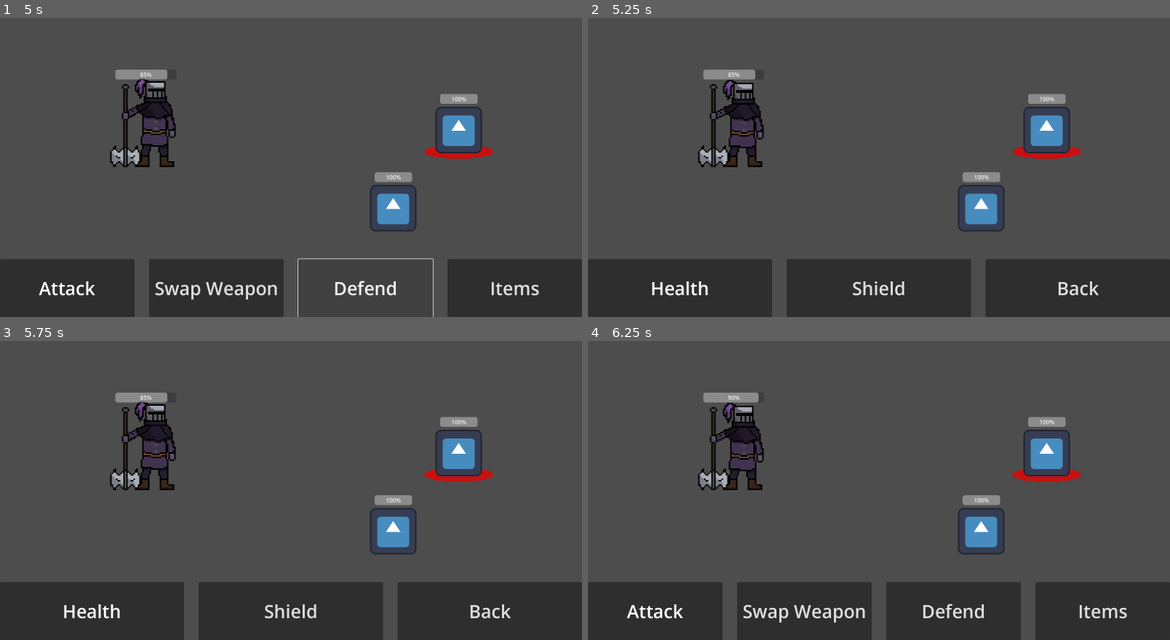
Above: before the commit, frames 1-4 (two rows, left to right).
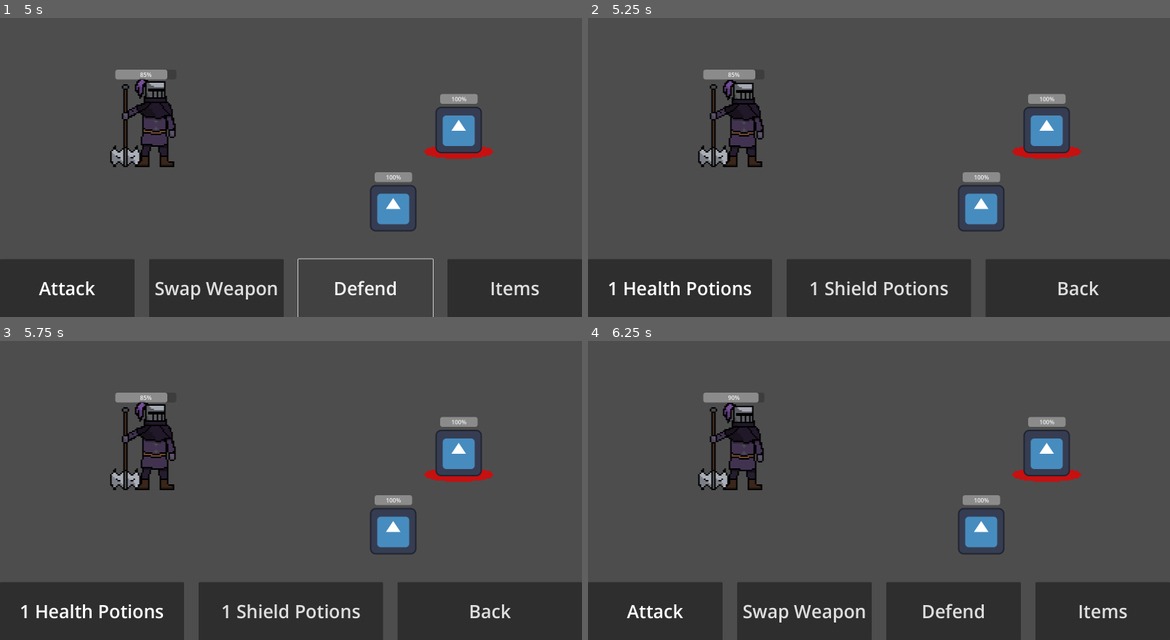
Above: after the commit, the same moments.

Repository: mwingerden/Shinko
Game: Godot game, scene res://Scenes/Levels/level_1.tscn
Two runs of this game, one before a commit and one after it. Both use one fixed random seed, a clock stepped at 60 frames per second and the inputs below. The engine's default icon, where the game draws it, is replaced by a stand-in: a white triangle on a blue panel in a dark square.
Inputs:
- Up to frame 1 (5 s): click "Attack" at 0.5 s; hold Up (ui_up) 1.28-2 s; click "Swap Weapon" at 2 s; click "Defend" at 2.75 s; hold Down (ui_down) 3.53-4.28 s; hold Up (ui_up) from 4.28 s (still down)
- Up to frame 2 (5.25 s): release Up (ui_up) at 5 s; click "Items" at 5 s
- Up to frame 3 (5.75 s): no input
- Up to frame 4 (6.25 s): click "Health" (after the commit: "1 Health Potions") at 5.75 s

Frame 1 is identical in both runs. In frame 2, 1.0% of the frame differs, in the area x 3-62%, y 88-93%; in frame 3, 1.0%; in frame 4, nothing differs.

Commit message:
Updated battle.gd to handle multiple health and shield potions.

Diff:
--- a/Scripts/Utility/battle.gd
+++ b/Scripts/Utility/battle.gd
@@ -10,8 +10,12 @@
 var current_attack_type = attack_type.NUETRAL
 var damage
 var defend = false
+var health_potion_count = 1
+var shield_potion_count = 1
 @onready var actions_menu = $"../Actions"
 @onready var item_menu = $"../Items"
+@onready var shield_potion_button = $"../Items/Panel/HBoxContainer/Shield"
+@onready var health_potion_button = $"../Items/Panel/HBoxContainer/Health"
 
 func _ready():
 	enemies = find_children("Enemy*")
@@ -33,6 +37,9 @@
 	if enemies.size() <= 0:
 		await get_tree().create_timer(.5).timeout
 		get_tree().quit()
+
+	health_potion_button.set_text(str(health_potion_count)+ " Health Potions")
+	shield_potion_button.set_text(str(shield_potion_count) + " Shield Potions")
 
 func switch_focus(x,y):
 	enemies[x]._select()
@@ -105,13 +112,17 @@
 	show_actions_menu(true)
 
 func _on_shield_pressed():
-	player.increase_shield()
-	show_actions_menu(true)
-	await get_tree().create_timer(.5).timeout
-	enemies_turn()
+	if shield_potion_count > 0:
+		shield_potion_count -= 1
+		player.increase_shield()
+		show_actions_menu(true)
+		await get_tree().create_timer(.5).timeout
+		enemies_turn()
 
 func _on_health_pressed():
-	player.heal()
-	show_actions_menu(true)
-	await get_tree().create_timer(.5).timeout
-	enemies_turn()
+	if health_potion_count > 0:
+		health_potion_count -= 1
+		player.heal()
+		show_actions_menu(true)
+		await get_tree().create_timer(.5).timeout
+		enemies_turn()
